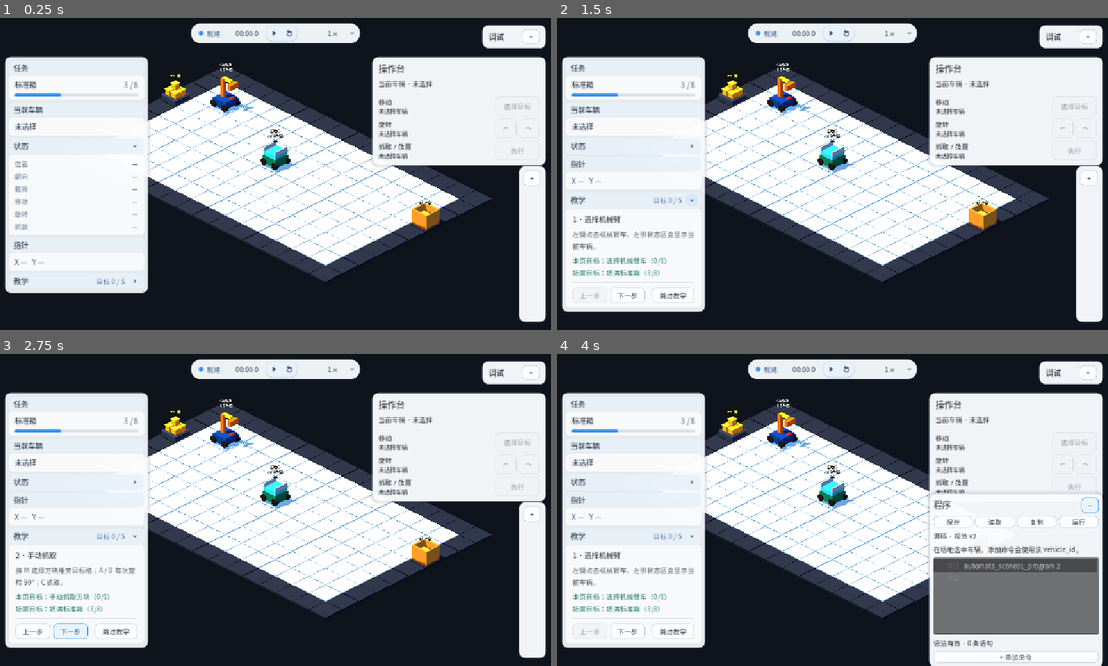
Above: before the commit, frames 1-4 (two rows, left to right).
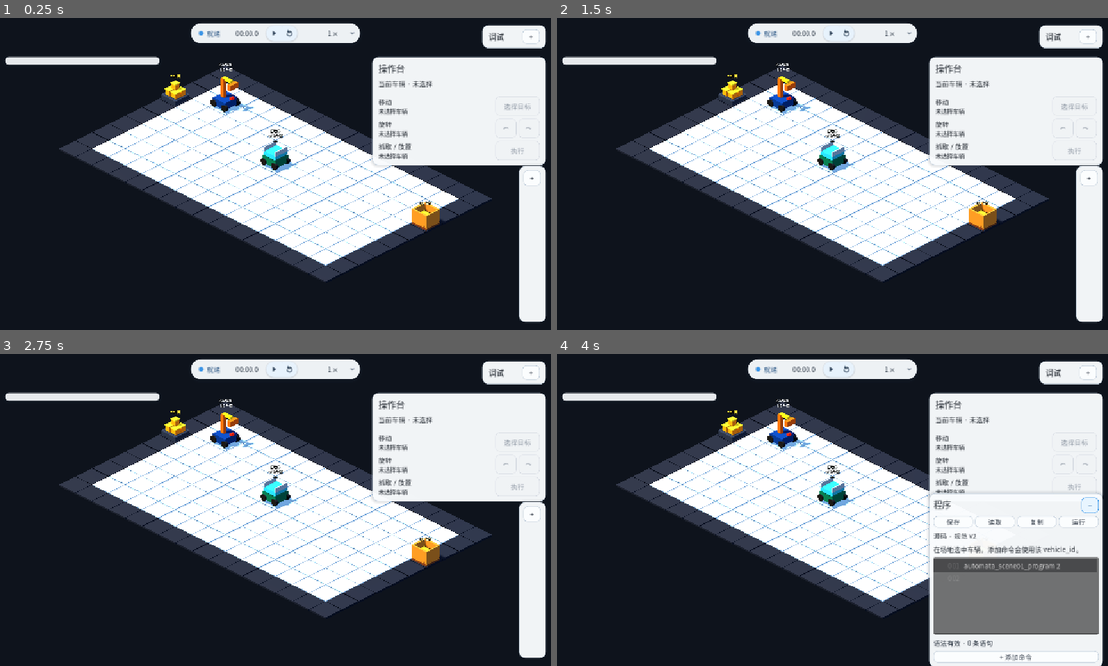
Above: after the commit, the same moments.

Repository: Ri0n72Y/automata
Game: Godot game, scene res://scenes/scene_01/scene_01_basic_packing.tscn
Two runs of this game, one before a commit and one after it. Both use one fixed random seed, a clock stepped at 60 frames per second and the inputs below.
Inputs (mouse positions are in pixels of both pictures, inside the frame that each line leads up to; where the layout moved, square brackets give the same spot in the first picture):
- Up to frame 1 (0.25 s): no input
- Up to frame 2 (1.5 s): click (705, 145) [689, 145] at 0.5 s; click (689, 198) at 1.27 s
- Up to frame 3 (2.75 s): click (71, 631) at 2 s, where only the run before the commit has a clickable "下一步"
- Up to frame 4 (4 s): click (590, 631) at 2.75 s, where only the run before the commit has a clickable "上一步"; click "+" at 3.5 s

The runs differ from the first frame. In frame 1, 18% of the frame differs, in the area x 0-29%, y 12-89%; in frame 2, 20%, in the area x 0-29%, y 12-95%; in frame 3, 20%; in frame 4, 20%.
Error after the commit: Invalid access to property or key 'pressed' on a base object of type 'null instance'. (res://scripts/scene_01/scene_01_hud.gd:75)

Commit message:
feat(scene-01): add rail-level sidebar collapse

Diff:
--- a/scripts/scene_01/scene_01_hud.gd
+++ b/scripts/scene_01/scene_01_hud.gd
@@ -38,8 +38,10 @@
 @onready var sidebar_content: VBoxContainer = %Sidebar
 @onready var status_card: PanelContainer = %StatusCard
 @onready var status_collapse_button: Button = %StatusCollapseButton
+@onready var rail_collapse_button: Button = %RailCollapseButton
 
 var _status_collapsed := false
+var _rail_collapsed := false
 
 var _scene_controller: MissionControllerScript
 var _observable: ObservableStateScript
@@ -70,7 +72,9 @@
 	) as VehicleGrabDropControllerScript
 	_bind_signals()
 	status_collapse_button.pressed.connect(_on_status_collapse_pressed)
+	rail_collapse_button.pressed.connect(_on_rail_collapse_pressed)
 	set_status_collapsed(false)
+	set_rail_collapsed(false)
 	sidebar_content.minimum_size_changed.connect(_queue_sidebar_layout)
 	get_viewport().size_changed.connect(_apply_sidebar_layout)
 	_apply_sidebar_layout()
@@ -82,9 +86,15 @@
 	var viewport_size := get_viewport().get_visible_rect().size
 	sidebar_panel.offset_left = LayoutMetrics.EDGE_MARGIN
 	sidebar_panel.offset_top = LayoutMetrics.CONTENT_TOP
-	sidebar_panel.offset_right = (
-		sidebar_panel.offset_left + LayoutMetrics.left_rail_width(float(viewport_size.x))
-	)
+	var rail_width := (
+		LayoutMetrics.LEFT_RAIL_COLLAPSED_WIDTH
+		if _rail_collapsed
+		else LayoutMetrics.left_rail_width(float(viewport_size.x))
+	)
+	sidebar_panel.offset_right = sidebar_panel.offset_left + rail_width
+	if _rail_collapsed:
+		sidebar_panel.offset_bottom = sidebar_panel.offset_top + LayoutMetrics.LEFT_RAIL_COLLAPSED_WIDTH
+		return
 	var content_height := (
 		sidebar_content.get_combined_minimum_size().y
 		+ sidebar_margin.get_theme_constant("margin_top")
@@ -117,8 +127,30 @@
 	return _status_collapsed
 
 
+func set_rail_collapsed(collapsed: bool) -> void:
+	_rail_collapsed = collapsed
+	if sidebar_margin != null:
+		sidebar_margin.visible = not _rail_collapsed
+	if rail_collapse_button != null:
+		rail_collapse_button.icon = CHEVRON_RIGHT_ICON if _rail_collapsed else CHEVRON_DOWN_ICON
+		rail_collapse_button.tooltip_text = "展开侧栏" if _rail_collapsed else "折叠侧栏"
+	if _rail_collapsed:
+		var focus_owner := get_viewport().gui_get_focus_owner()
+		if focus_owner != null and sidebar_margin != null and sidebar_margin.is_ancestor_of(focus_owner):
+			get_viewport().gui_release_focus()
+	_apply_sidebar_layout()
+
+
+func is_rail_collapsed() -> bool:
+	return _rail_collapsed
+
+
 func _on_status_collapse_pressed() -> void:
 	set_status_collapsed(not _status_collapsed)
+
+
+func _on_rail_collapse_pressed() -> void:
+	set_rail_collapsed(not _rail_collapsed)
 
 
 func _bind_signals() -> void:
